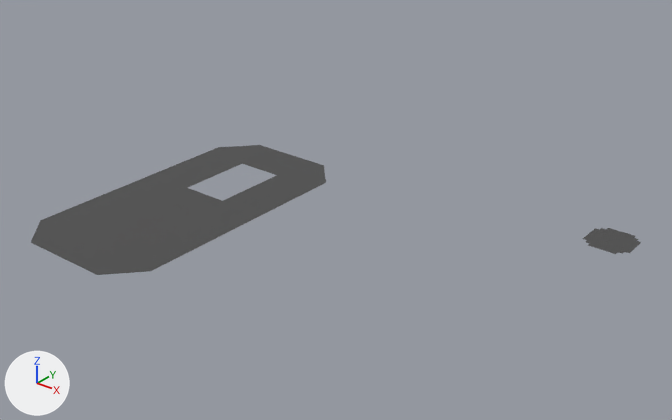
An edit to the glTF model src/worlds/1950/assets/models/floorNav.glb, drawn before and after from the same camera.
Rendered twice from a 50 mm lens placed at (24.9, -35.6, 21.6), pointed at (-1.4, -2.7, 1.2). The axes (+X, +Y, +Z) are drawn at lower left. The lights are the same throughout. Where no turn or scale is listed for an object, it has been applied to the vertices.

Names of what the first picture shows: 'floorNav', 'pPlane1'.
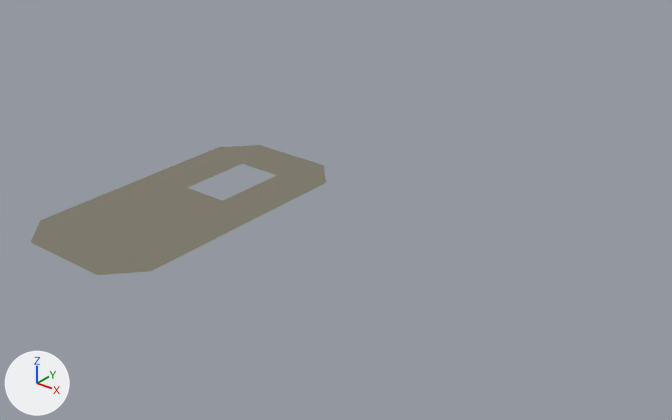
The newer file is also rescaled (x0.61), turned or shifted as a whole; pictures and numbers use the older file's frame.

The change, as a diff of the scene's bpy script:
```diff
--- a/src/worlds/1950/assets/models/floorNav.glb.py
+++ b/src/worlds/1950/assets/models/floorNav.glb.py
@@ mat_lambert7_006 @@
+mat_lambert7_006 = principled_material('lambert7.006')
+mat_lambert7_006.base_color = (0.204, 0.191, 0.142)  # yellow #7d7969
+mat_lambert7_006.roughness = 0.553
@@ me_mesh_012 @@
 me_mesh_012.from_pydata(...)  # 109 vertices, 180 faces; spans x -4.3..4.3, y -8.3..8.3, z 0.0
-me_mesh_012.materials.append(mat_lambert3_002)  # dark grey #4a4a4a
+me_mesh_012.materials.append(mat_lambert7_006)  # yellow #7d7969
@@ ob_pplane1 @@
-ob_pplane1 = bpy.data.objects.new('pPlane1', me_mesh_011)
-ob_pplane1.location = (9.99, 4.99, 0.0)
```

Location of each change, (x1, y1, x2, y2) in pixels of the pictures (672 x 420 px):
'floorNav', recoloured: (31, 145, 326, 275) in both
'pPlane1', deleted: before (583, 228, 641, 254)
